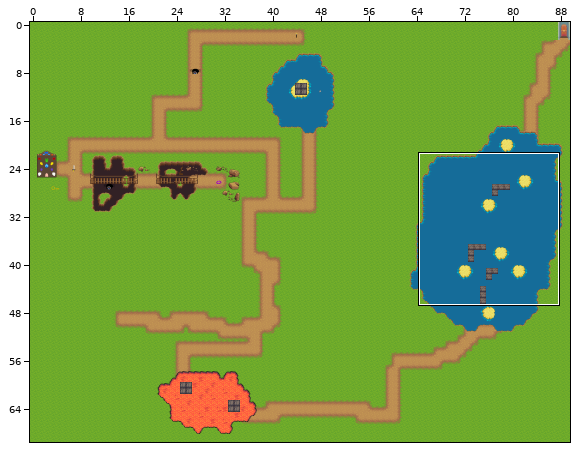
Tiled map -- level.tmx. Above: a wide view before the commit, with the close-up outlined.
Close-up. Before:
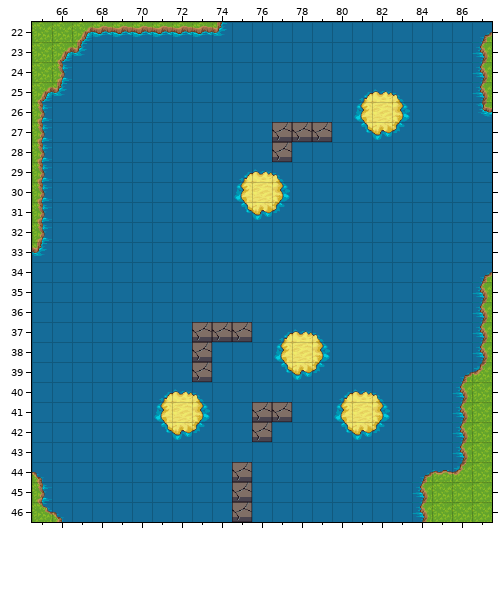
Cells are 32x32 px. Shown: x 65..87, y 22..46. The commit also changed other parts of the map, which this record leaves out.
New version:
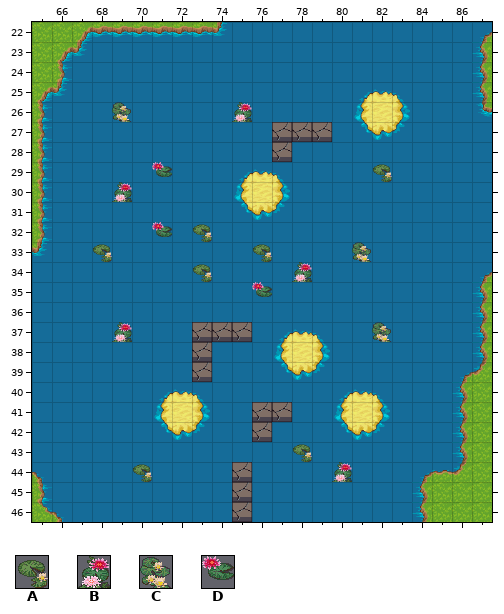
Key: from "terrain_atlas": A 966, B 967, C 968, D 998.
_ is an empty cell, . an unchanged one.
Changes in this commit:
--- layer "details"
@@ x 69..75 @@
-26 _....._
+26 C.....B
@@ x 69..82 @@
-29 .._.........._
-30 _.............
+29 ..D..........A
+30 B.............
@@ x 68..81 @@
-32 ..._._........
-33 _......._...._
-34 ....._...._...
-35 ........_.....
+32 ...D.A........
+33 A.......A....C
+34 .....A....B...
+35 ........D.....
@@ x 69..82 @@
-37 _............_
+37 B............C
@@ x 70..80 @@
-43 ........_..
-44 _........._
+43 ........A..
+44 A.........B
